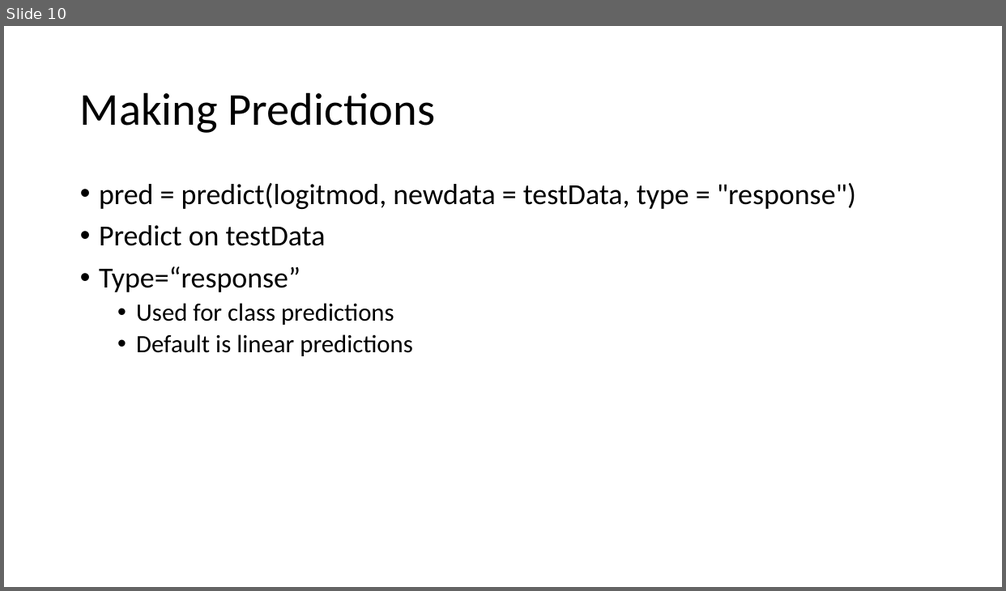
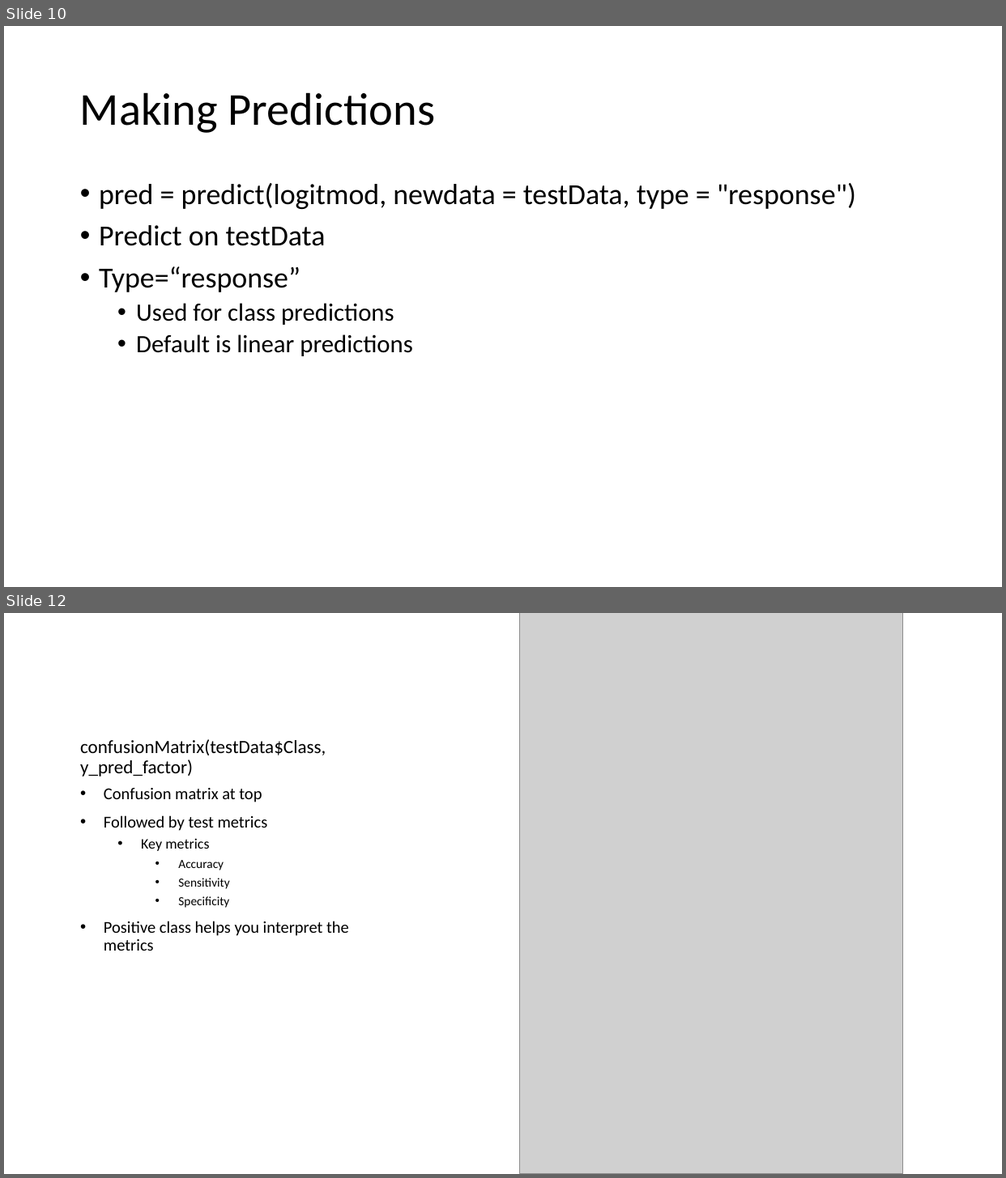
Before and after one commit to dlumian/R_Intro_Fall_2022, a slide deck: supplemental_topics/regression/Logisitic_Regression_Breast_Cancer.pptx. Shown one above the other, each under a label of ours: slide 10 before the commit, slides 10 and 12 after it; the slides between them are not shown. The pictures are 1006x591 and 1006x1178 pixels, drawn with LibreOffice and Linux fonts; fonts in the diff are those of the drawing; grey boxes stand for pictures. Boxes give left, top, right and bottom in pixels: in the first picture for what was removed or moved away, otherwise in the second. Text is boxed around its words. In the diff, an @@ line names an element or a change of style, - is before the commit and + after.

```diff
--- a/supplemental_topics/regression/Logisitic_Regression_Breast_Cancer.pptx
+++ b/supplemental_topics/regression/Logisitic_Regression_Breast_Cancer.pptx
@@ slide 12 added at bbox=[4, 613, 1002, 1174], background #FFFFFF @@
@@ picture added at bbox=[520, 613, 903, 1174] @@
@@ title added at bbox=[80, 739, 326, 777], 18 pt, text #000000 @@
+confusionMatrix(testData$Class, y_pred_factor)
@@ text added at bbox=[104, 788, 349, 951], 16 pt, text #000000 @@
+• Confusion matrix at top
+• Followed by test metrics
+  • Key metrics
+    • Accuracy
+    • Sensitivity
+    • Specificity
+• Positive class helps you interpret the metrics
```
Also in this commit, not shown: 1 slide changed, 2 other slides added, 6 other files.
